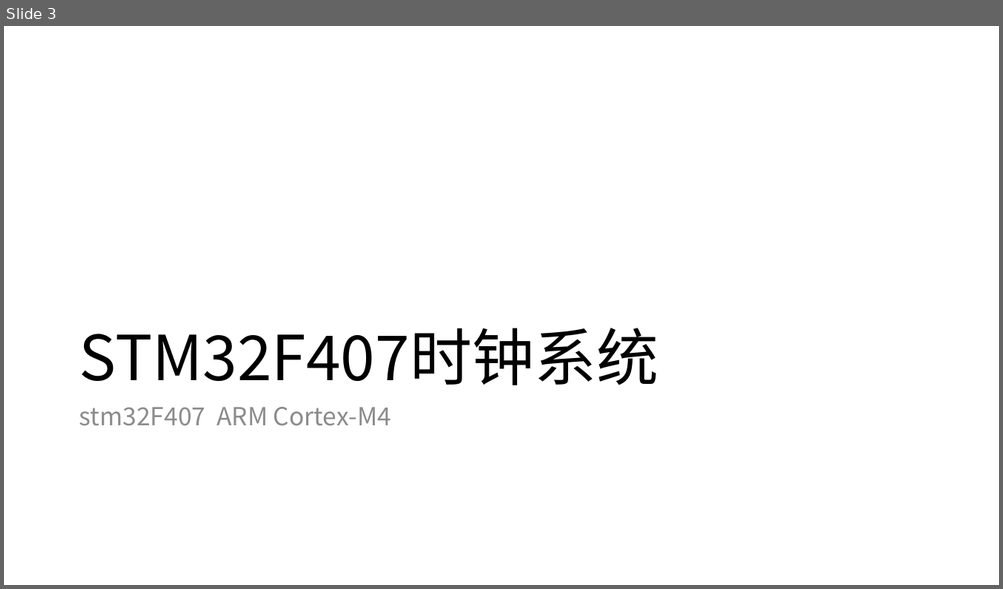
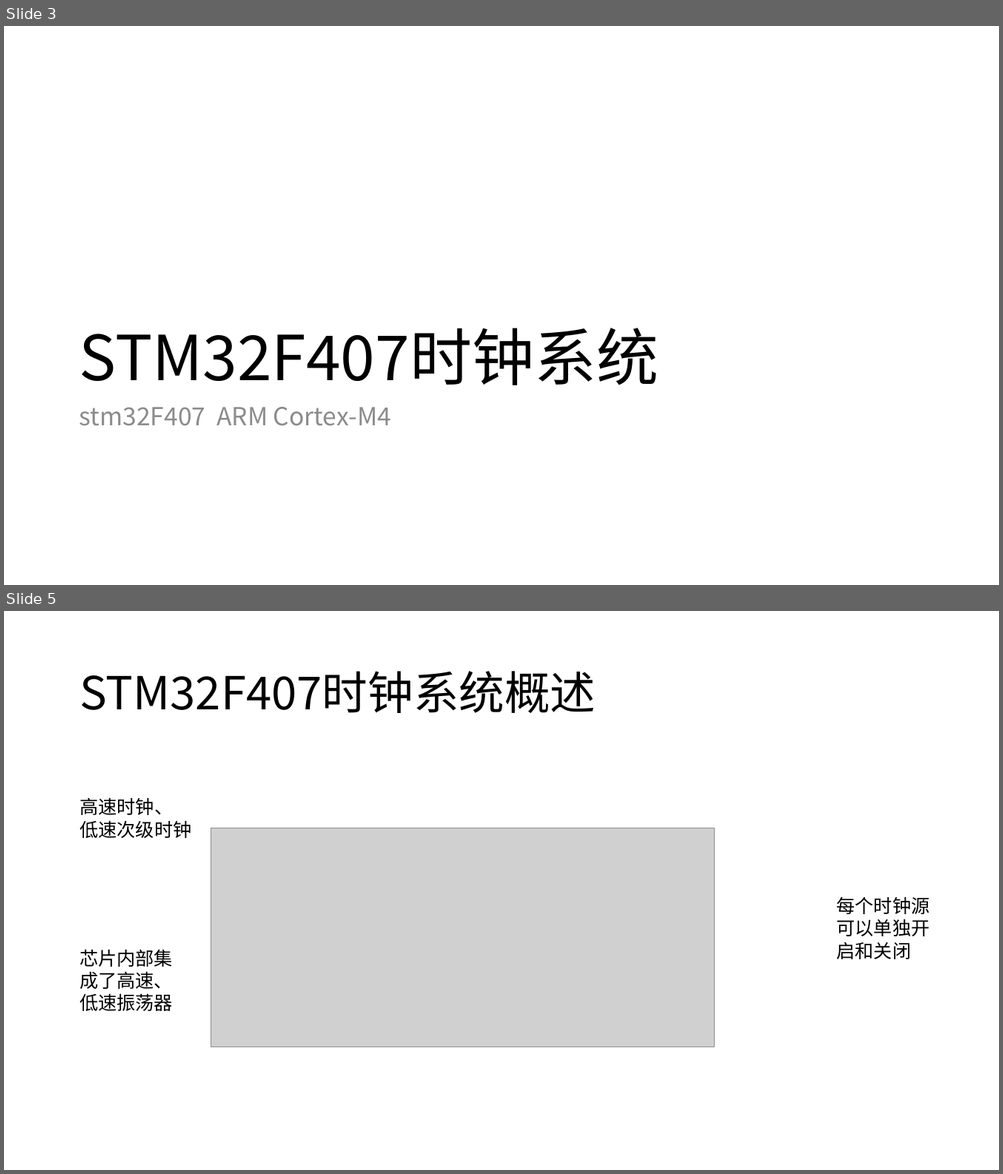
Before and after one commit to work-2015/work, a slide deck: TMOOC/智能硬件/001-智能血压计/V1.0/06-STM32F407 时钟系统/PPT/06-STM32F407 时钟系统.pptx. Shown one above the other, each under a label of ours: slide 3 before the commit, slides 3 and 5 after it; the slides between them are not shown. The pictures are 1003x589 and 1003x1174 pixels, drawn with LibreOffice and Linux fonts; fonts in the diff are those of the drawing; grey boxes stand for pictures. Boxes give left, top, right and bottom in pixels: in the first picture for what was removed or moved away, otherwise in the second. Text is boxed around its words. In the diff, an @@ line names an element or a change of style, - is before the commit and + after.

```diff
--- a/TMOOC/智能硬件/001-智能血压计/V1.0/06-STM32F407 时钟系统/PPT/06-STM32F407 时钟系统.pptx
+++ b/TMOOC/智能硬件/001-智能血压计/V1.0/06-STM32F407 时钟系统/PPT/06-STM32F407 时钟系统.pptx
@@ slide 5 added at [4,611,999,1170], background #FFFFFF @@
@@ title added at [79,671,595,713], 44 pt, text #000000 @@
+STM32F407时钟系统概述
@@ text added at [79,798,191,838], 18 pt, text #000000 @@
+高速时钟、
+低速次级时钟
@@ picture added at [211,828,714,1048] @@
@@ text added at [836,897,930,960], 18 pt, text #000000 @@
+每个时钟源可以单独开启和关闭
@@ text added at [79,949,173,1011], 18 pt, text #000000 @@
+芯片内部集成了高速、低速振荡器
```
Also in this commit, not shown: 13 other slides added, 1 other file.
